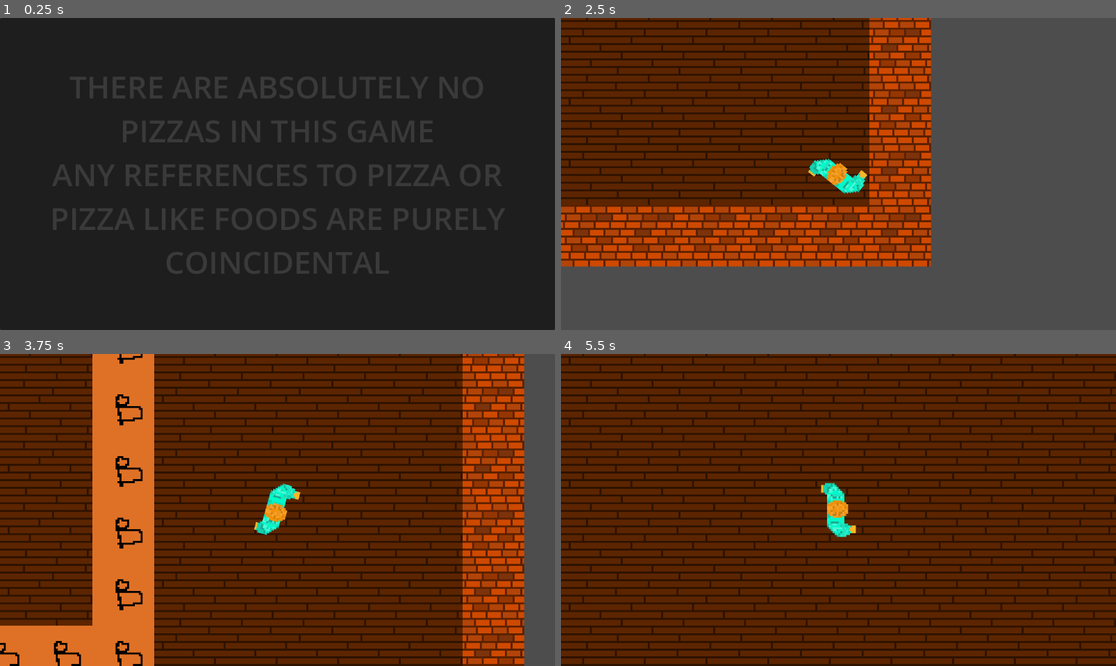
Above: before the commit, frames 1-4 (two rows, left to right).
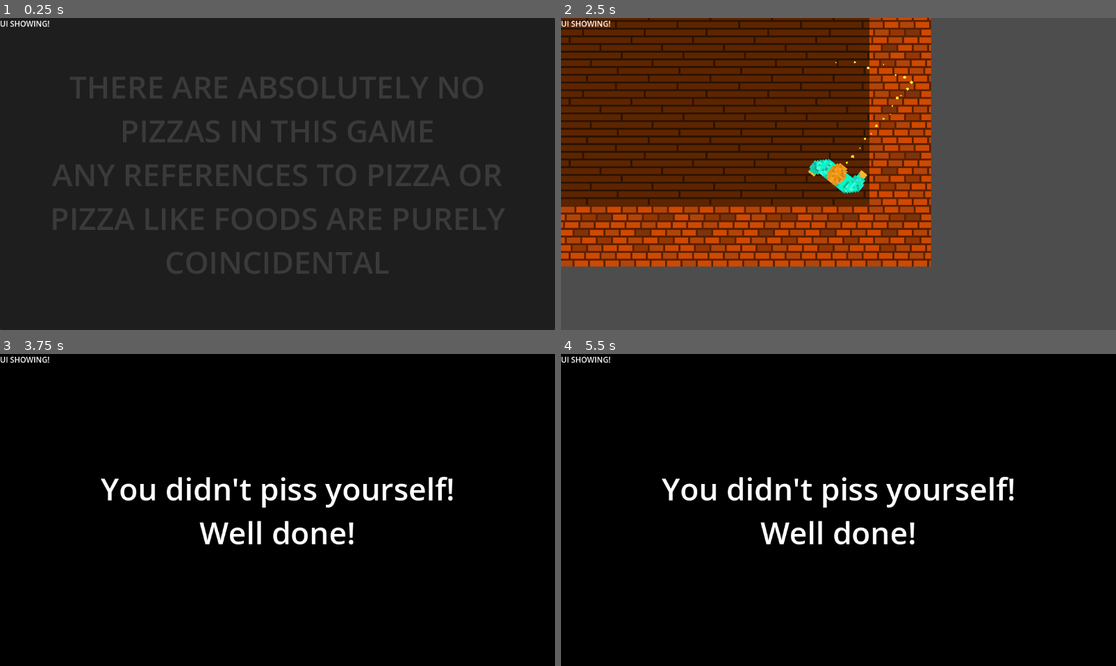
Above: after the commit, the same moments.

Repository: Jibby-Games/PizzaJam11
Game: Godot game, scene res://menu/intro.tscn
The game is run twice, just before and just after one commit, with the same random seed, the same clock (stepped at 60 frames per second) and the same inputs.
Inputs (mouse positions are in pixels of both pictures, inside the frame that each line leads up to):
- Up to frame 1 (0.25 s): no input
- Up to frame 2 (2.5 s): move the mouse to (960, 158) at 0.52 s; press the mouse at (960, 158) at 0.53 s; hold D (right) 0.53-1.28 s; move the mouse to (727, 189) at 1.27 s; release the mouse at (727, 189) at 1.28 s; hold S (down) 1.28-2.03 s; click (727, 189) at 1.35 s; move the mouse to (894, 105) at 2.02 s; press the mouse at (894, 105) at 2.03 s; hold D (right) from 2.03 s (still down)
- Up to frame 3 (3.75 s): move the mouse to (249, 572) at 2.77 s; release D (right) at 2.78 s; release the mouse at (249, 572) at 2.78 s; hold W (up) 2.78-3.53 s; click (249, 572) at 2.85 s; move the mouse to (444, 556) at 3.52 s; press the mouse at (444, 556) at 3.53 s; hold A (left) from 3.53 s (still down)
- Up to frame 4 (5.5 s): move the mouse to (672, 463) at 4.27 s; release the mouse at (672, 463) at 4.28 s; click (672, 463) at 4.35 s; move the mouse to (866, 510) at 5.02 s; release A (left) at 5.03 s; press the mouse at (866, 510) at 5.03 s; hold S (down) from 5.03 s (still down)

The runs differ from the first frame. In frame 1, 0.1% of the frame differs, in the area x 0-9%, y 0-3%; in frame 2, 0.2%; in frame 3, 99%; in frame 4, 100%, in the area x 0-100%, y 0-100%.

Commit message:
feat: add ui

Diff:
--- a/player/player.gd
+++ b/player/player.gd
@@ -9,6 +9,7 @@
 # per physics frame
 var pissing_delta = 2
 var piss_buildup_delta = 1
+
 
 func _physics_process(delta):
 	look_at(get_global_mouse_position())
@@ -25,6 +26,7 @@
 	if is_pissing:
 		check_piss()
 
+
 func _unhandled_input(event: InputEvent) -> void:
 	if event.is_action_pressed("piss"):
 		start_piss()
@@ -32,14 +34,17 @@
 	if event.is_action_released("piss"):
 		stop_piss()
 
+
 func start_piss() -> void:
 	if current_piss_volume > 0:
 		$PissParticles.emitting = true
 		is_pissing = true
 
+
 func stop_piss() -> void:
 	$PissParticles.emitting = false
 	is_pissing = false
+
 
 func check_piss() -> void:
 	if current_piss_volume > 0:
@@ -47,7 +52,7 @@
 
 		# Check for piss targets
 		if $PissRaycast.is_colliding():
-			var obj : Object = $PissRaycast.get_collider()
+			var obj: Object = $PissRaycast.get_collider()
 			if obj.has_method("pissed_on"):
 				obj.pissed_on()
 
@@ -55,5 +60,7 @@
 		stop_piss()
 		empty_bladder()
 
+
 func empty_bladder() -> void:
 	print("Bladder is empty!")
+	UI.show_win()
--- a/player/player.tscn
+++ b/player/player.tscn
@@ -1,7 +1,10 @@
-[gd_scene load_steps=10 format=3 uid="uid://bhx1yxdibm2j7"]
+[gd_scene load_steps=11 format=3 uid="uid://bhx1yxdibm2j7"]
 
 [ext_resource type="Script" path="res://player/player.gd" id="1_o6sg5"]
 [ext_resource type="Texture2D" uid="uid://dq26rrq11nwmk" path="res://player/player.png" id="2_nw4a4"]
+
+[sub_resource type="CanvasItemMaterial" id="CanvasItemMaterial_mqmso"]
+light_mode = 1
 
 [sub_resource type="Gradient" id="Gradient_g15lx"]
 colors = PackedColorArray(1, 0.966577, 0, 1, 1, 1, 1, 1)
@@ -65,6 +68,7 @@
 script = ExtResource("1_o6sg5")
 
 [node name="PissParticles" type="CPUParticles2D" parent="."]
+material = SubResource("CanvasItemMaterial_mqmso")
 emitting = false
 amount = 60
 lifetime = 1.5
@@ -95,3 +99,6 @@
 [node name="PissRaycast" type="RayCast2D" parent="."]
 target_position = Vector2(100, 0)
 collision_mask = 4
+
+[node name="Camera2D" type="Camera2D" parent="."]
+zoom = Vector2(4, 4)
--- a/ui/ui.gd
+++ b/ui/ui.gd
@@ -1,4 +1,4 @@
-extends Control
+extends CanvasLayer
 
 
 # Called when the node enters the scene tree for the first time.
@@ -6,6 +6,7 @@
 	# Hide everything by default
 	for child in get_children():
 		child.hide()
+	$Label.show()
 
 
 func show_win() -> void:
--- a/ui/ui.tscn
+++ b/ui/ui.tscn
@@ -95,27 +95,18 @@
 "win": SubResource("Animation_wmh1e")
 }
 
-[node name="CanvasLayer" type="CanvasLayer"]
-layer = 2
+[node name="UI" type="CanvasLayer"]
+script = ExtResource("1_hd550")
 
-[node name="UI" type="Control" parent="."]
+[node name="WinScreen" type="Control" parent="."]
 layout_mode = 3
 anchors_preset = 15
 anchor_right = 1.0
 anchor_bottom = 1.0
 grow_horizontal = 2
 grow_vertical = 2
-script = ExtResource("1_hd550")
 
-[node name="WinScreen" type="Control" parent="UI"]
-layout_mode = 1
-anchors_preset = 15
-anchor_right = 1.0
-anchor_bottom = 1.0
-grow_horizontal = 2
-grow_vertical = 2
-
-[node name="TextureRect" type="TextureRect" parent="UI/WinScreen"]
+[node name="TextureRect" type="TextureRect" parent="WinScreen"]
 modulate = Color(0, 0, 0, 1)
 layout_mode = 1
 anchors_preset = 15
@@ -125,7 +116,7 @@
 grow_vertical = 2
 texture = SubResource("PlaceholderTexture2D_twojf")
 
-[node name="Label" type="Label" parent="UI/WinScreen"]
+[node name="Label" type="Label" parent="WinScreen"]
 layout_mode = 1
 anchors_preset = 8
 anchor_left = 0.5
@@ -145,7 +136,12 @@
 vertical_alignment = 1
 autowrap_mode = 3
 
-[node name="AnimationPlayer" type="AnimationPlayer" parent="UI/WinScreen"]
+[node name="AnimationPlayer" type="AnimationPlayer" parent="WinScreen"]
 libraries = {
 "": SubResource("AnimationLibrary_oadq7")
 }
+
+[node name="Label" type="Label" parent="."]
+offset_right = 40.0
+offset_bottom = 23.0
+text = "UI SHOWING!"
